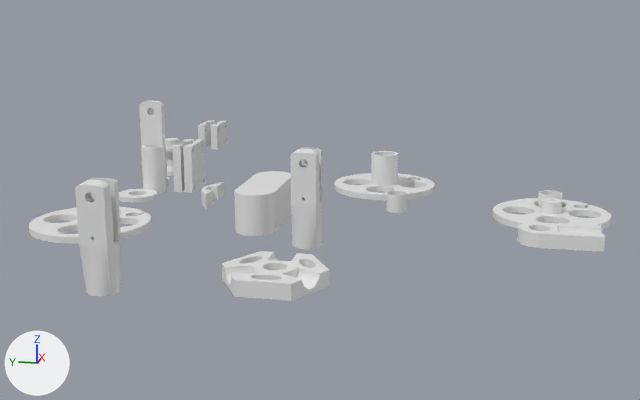
An edit to the Blender file robot-parts/robot-parts.blend, drawn before and after from the same camera.
Both versions are drawn from a 50 mm camera at (-1004.0, 65.0, 259.0) aimed at (11.0, 268.0, 5.0). The axes (+X, +Y, +Z) are drawn at lower left. The lights are the same throughout.

Names of what the first picture shows: 'Cylinder', 'base', 'base-disk', 'disk', 'elbow-joint', 'joint-f', 'joint-m', 'motor-mount-1', 'motor-mount-2', 'pot-mount', 'shoulder', 'shoulder-disk'.
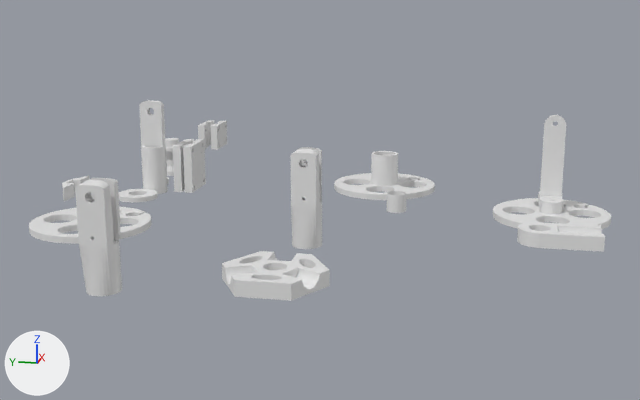
Location of each change, [x1, y1, x2, y2] in pixels of the pictures (640 x 400 px):
```json
{"object": "Cylinder", "change": "hidden", "before": [234, 171, 291, 236]}
{"object": "pot-mount", "change": "reshaped, moved, rescaled", "before": [201, 182, 224, 209], "after": [539, 115, 566, 213]}
{"object": "pot-clamp", "change": "added", "after": [62, 176, 90, 202]}
```

Scene script edits in JSON lines:
```json
{"op": "add", "block": "me_circle_013", "code": ["me_circle_013 = bpy.data.meshes.new('Circle.013')", "me_circle_013.from_pydata(...)  # 240 vertices, 212 faces; spans x -1.5..25.8, y -13.6..13.6, z 0.0..114.3"]}
{"op": "add", "block": "ob_cylinder", "code": "ob_cylinder.hide_set(True)  # its collection is switched off"}
{"op": "set", "path": "ob_pot_mount.scale", "old": "(8.5, 8.5, 8.5)", "new": "(1.0, 1.0, 1.0)"}
{"op": "set", "path": "ob_pot_mount", "old": "bpy.data.objects.new('pot-mount', me_cube_002)", "new": "bpy.data.objects.new('pot-mount', me_circle_013)"}
{"op": "set", "path": "ob_pot_mount.location", "old": "(0.0, 407.8, 0.0)", "new": "(1.0, 0.0, 0.0)"}
{"op": "add", "block": "ob_pot_clamp", "code": ["ob_pot_clamp = bpy.data.objects.new('pot-clamp', me_cube_002)", "ob_pot_clamp.location = (0.0, 588.2, 0.0)", "ob_pot_clamp.scale = (8.5, 8.5, 8.5)"]}
```
